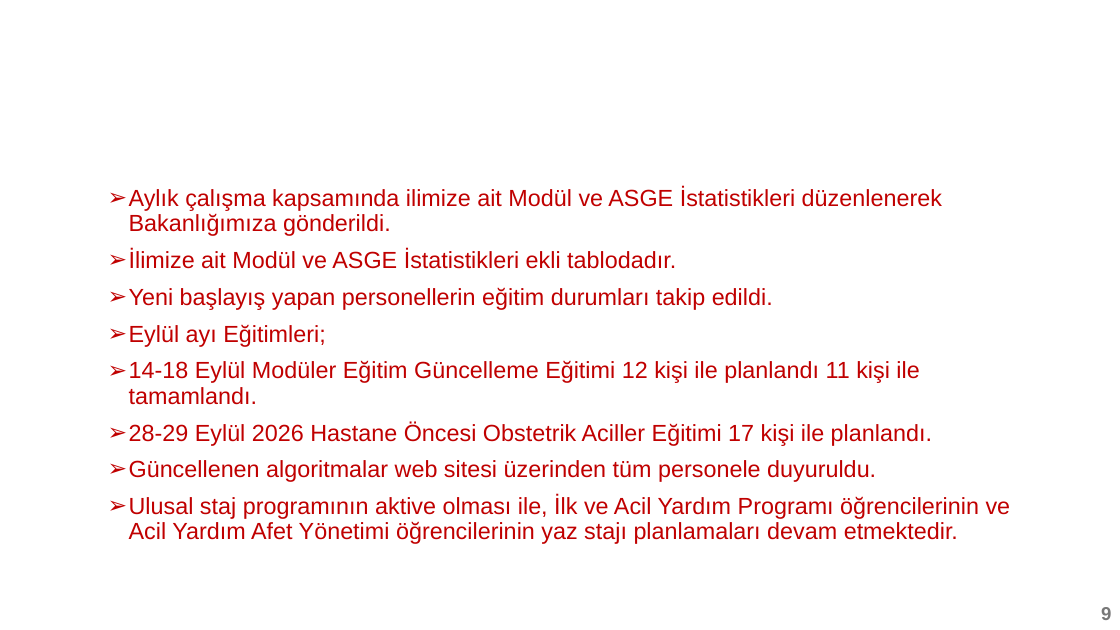
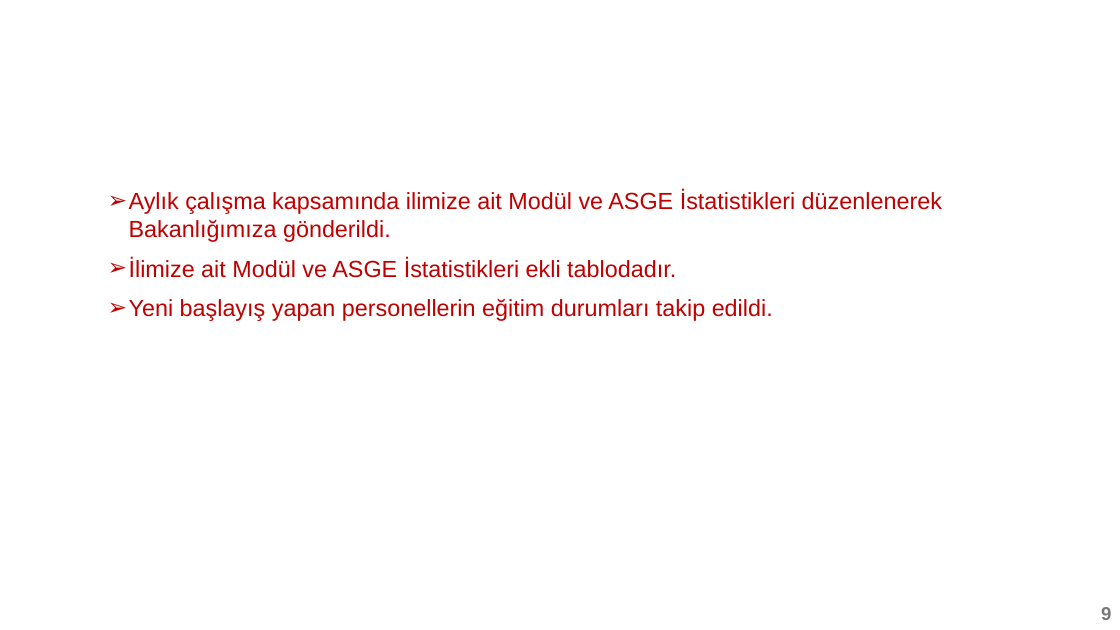
Before and after one commit to Canakkale112AcilSaglik/iasb, a slide deck: slide 9 of bulten-template.pptx. Drawn at 1120x630 pixels with LibreOffice and Linux fonts; fonts in the diff are those of the drawing; background and template pictures are left out. Boxes give left, top, right and bottom in pixels: in the first picture for what was removed or moved away, otherwise in the second. Text is boxed around its words. In the diff, an @@ line names an element or a change of style, - is before the commit and + after.

```diff
--- a/bulten-template.pptx
+++ b/bulten-template.pptx
@@ text "Aylık çalışma kapsamında ilimize ait ..." at (129, 190, 942, 321): line spacing 0.9 to 1 @@
@@ text at (129, 325, 1011, 544): paragraphs removed @@
-➢ Eylül ayı Eğitimleri;
-➢ 14-18 Eylül Modüler Eğitim Güncelleme Eğitimi 12 kişi ile planlandı 11 kişi ile tamamlandı.
-➢ 28-29 Eylül 2026 Hastane Öncesi Obstetrik Aciller Eğitimi 17 kişi ile planlandı.
-➢ Güncellenen algoritmalar web sitesi üzerinden tüm personele duyuruldu.
-➢ Ulusal staj programının aktive olması ile, İlk ve Acil Yardım Programı öğrencilerinin ve Acil Yardım Afet Yönetimi öğrencilerinin yaz stajı planlamaları devam etmektedir.
```
Also in this commit, not shown: 11 other slides changed, 1 other file.
